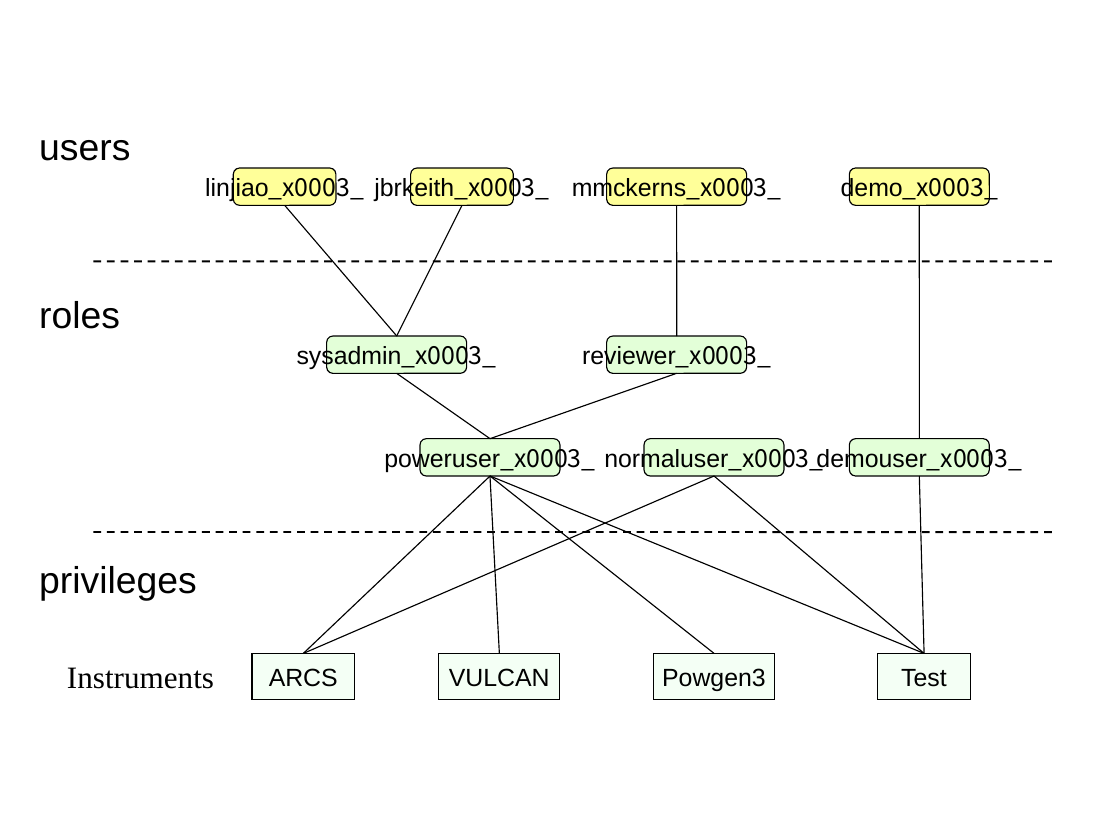
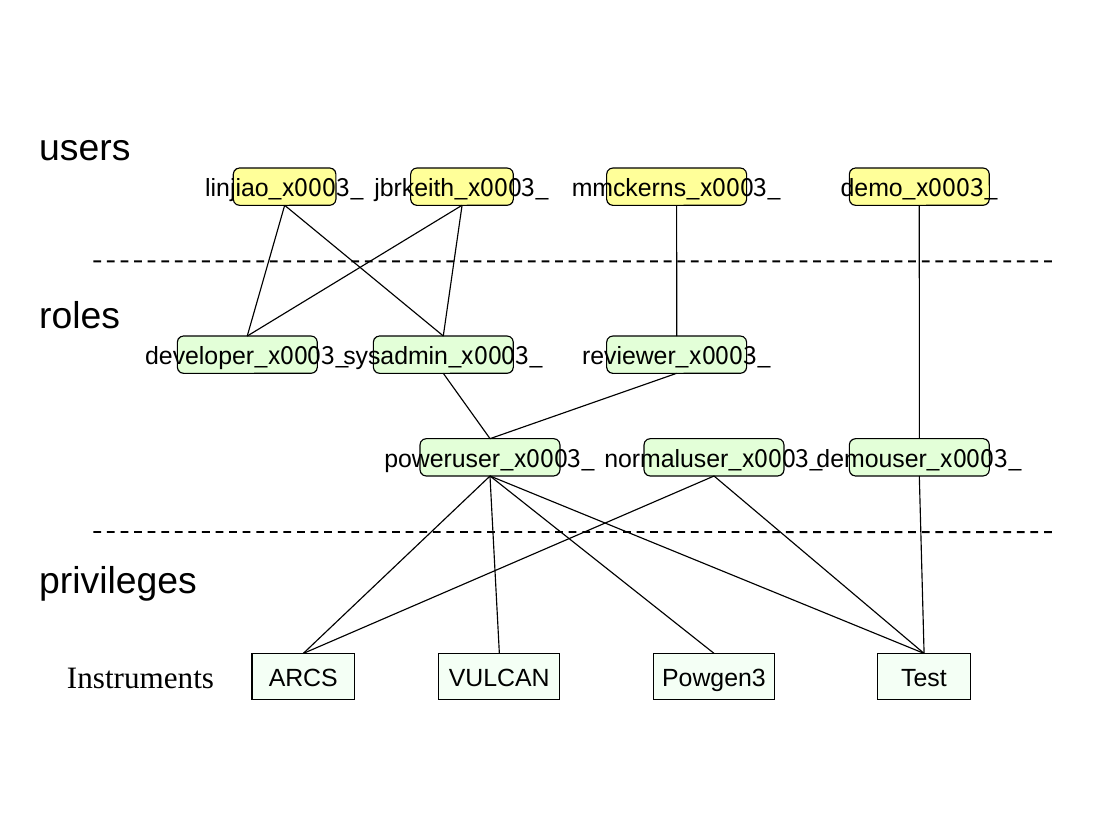
Before and after one commit to danse-inelastic/vnf, a slide deck: slide 1 of docs/developer/ACL-example1.ppt. Drawn at 1120x840 pixels with LibreOffice and Linux fonts; fonts in the diff are those of the drawing. Boxes give left, top, right and bottom in pixels: in the first picture for what was removed or moved away, otherwise in the second. Text is boxed around its words. In the diff, an @@ line names an element or a change of style, - is before the commit and + after.

```diff
--- a/docs/developer/ACL-example1.ppt
+++ b/docs/developer/ACL-example1.ppt
@@ line added from (284, 205) to (248, 336), #000000 0.74 pt @@
@@ line added from (463, 205) to (248, 336), #000000 0.74 pt @@
@@ line moved from (284, 205) - (396, 336) to (284, 205) - (444, 336) @@
@@ line moved from (463, 205) - (396, 336) to (463, 205) - (444, 336) @@
@@ rounded rectangle added at [177, 336, 317, 373], fill #E3FFD8, outline #000000 0.74 pt, 16 pt, text #000000 @@
+developer_x0003_
@@ rounded rectangle "sysadmin_x0003_": place and size @@
-rounded rectangle "sysadmin_x0003_" at [327, 336, 467, 373]
+rounded rectangle "sysadmin_x0003_" at [373, 336, 513, 373]
@@ line moved from (396, 373) - (491, 439) to (444, 373) - (491, 439) @@
```
Also in this commit, not shown: 1 other file.
